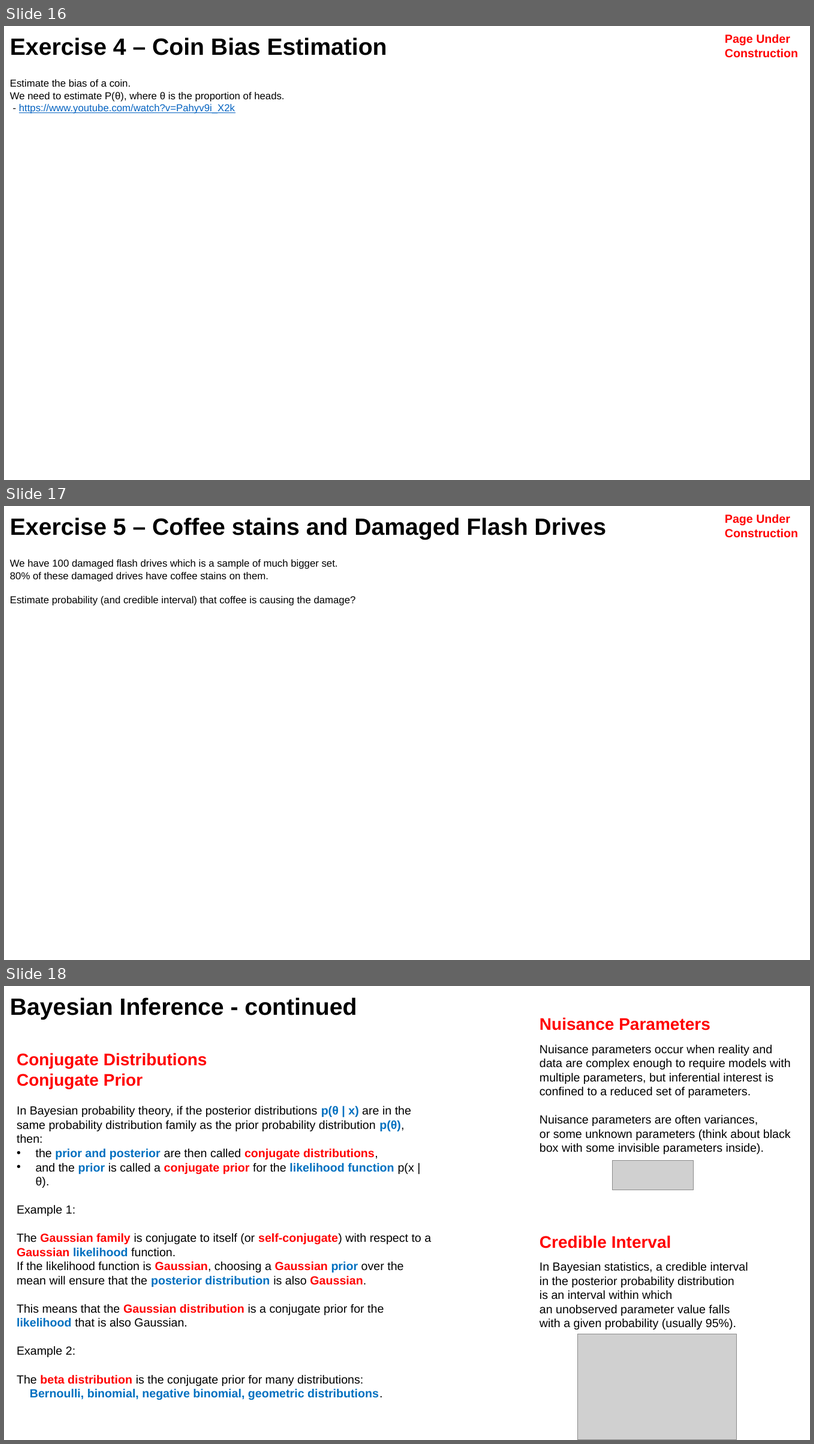
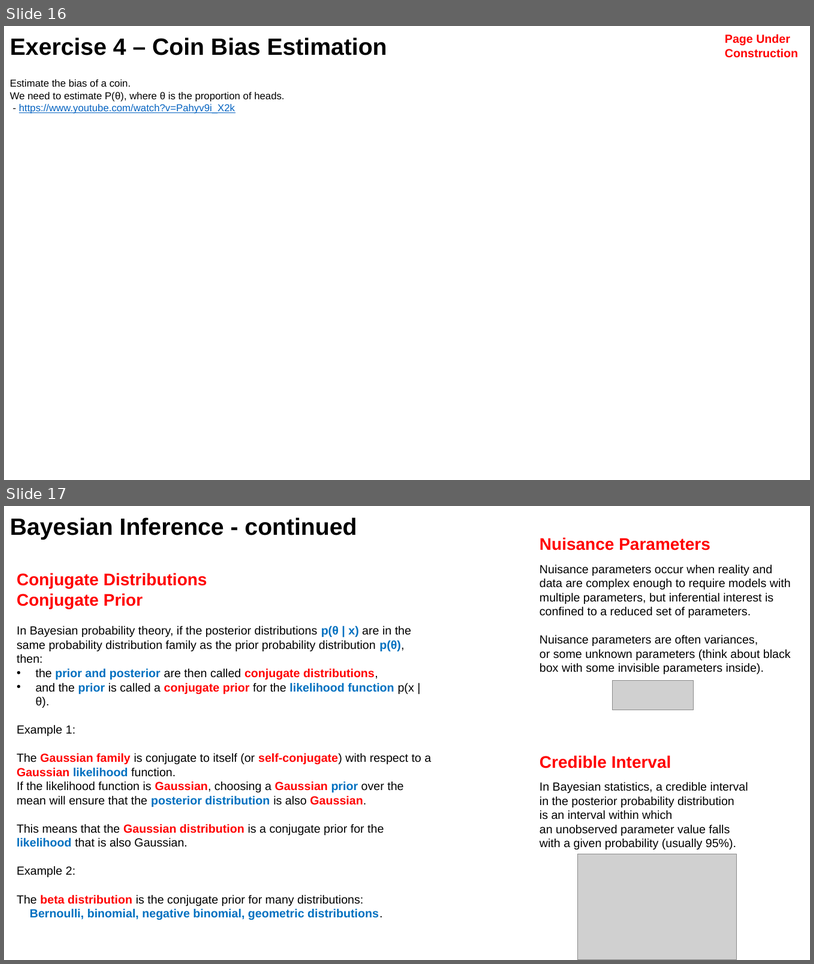
Before and after one commit to lselector/ml_ai_doc, a slide deck: statistics_08_Bayes_Bayesian.pptx. Shown one above the other, each under a label of ours: slides 16, 17 and 18 before the commit, slides 16 and 17 after it. The pictures are 814x1444 and 814x964 pixels, drawn with LibreOffice and Linux fonts; fonts in the diff are those of the drawing; grey boxes stand for pictures. Boxes give left, top, right and bottom in pixels: in the first picture for what was removed or moved away, otherwise in the second. Text is boxed around its words. In the diff, an @@ line names an element or a change of style, - is before the commit and + after.

```diff
--- a/statistics_08_Bayes_Bayesian.pptx
+++ b/statistics_08_Bayes_Bayesian.pptx
@@ slide 17 removed at [4,506,810,960], background #FFFFFF @@
@@ text removed at [10,517,606,540] @@
-Exercise 5 – Coffee stains and Damaged Flash Drives
@@ text removed at [725,514,798,538] @@
-Page Under Construction
@@ text removed at [10,559,356,606] @@
-We have 100 damaged flash drives which is a sample of much bigger set.
-80% of these damaged drives have coffee stains on them.
-Estimate probability (and credible interval) that coffee is causing the damage?
@@ what was slide 18 is now slide 17 @@
```
Also in this commit, not shown: 1 slide changed, 1 slide added.
